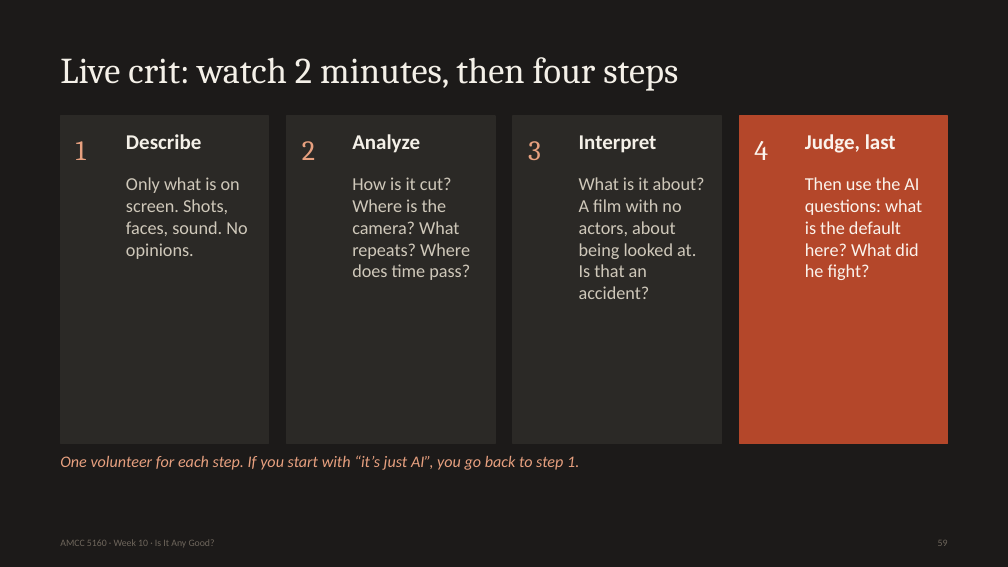
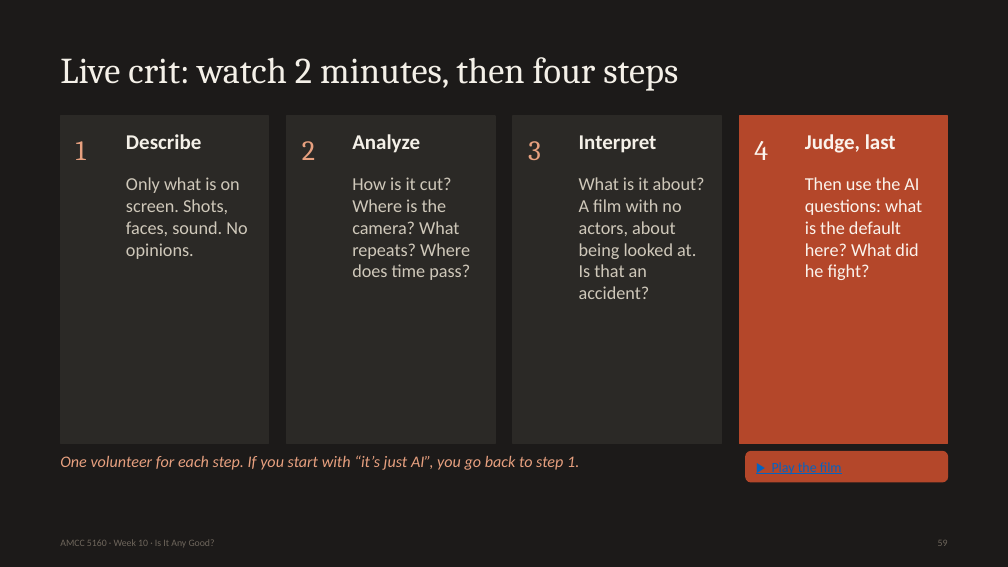
Before and after one commit to leehomyc/leehomyc.github.io, a slide deck: slide 59 of amcc5160/lecture-10/downloads/Lecture10_Slides.pptx. Drawn at 1008x567 pixels with LibreOffice and Linux fonts; fonts in the diff are those of the drawing. Boxes give left, top, right and bottom in pixels: in the first picture for what was removed or moved away, otherwise in the second. Text is boxed around its words. In the diff, an @@ line names an element or a change of style, - is before the commit and + after.

```diff
--- a/amcc5160/lecture-10/downloads/Lecture10_Slides.pptx
+++ b/amcc5160/lecture-10/downloads/Lecture10_Slides.pptx
@@ rounded rectangle added at (746, 452, 948, 482), fill #B4472A, outline #B4472A 1 pt @@
@@ text added at (772, 462, 842, 474), 10 pt, text #0563C1, underline @@
+▶ Play the film
```
Also in this commit, not shown: 8 other slides changed, 16 other files.
